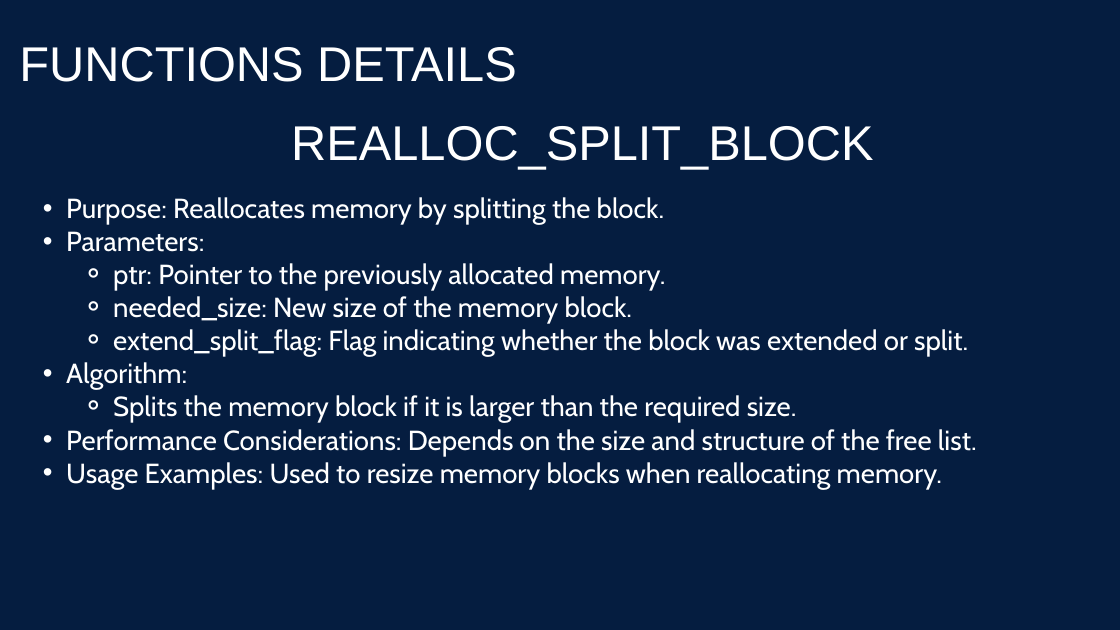
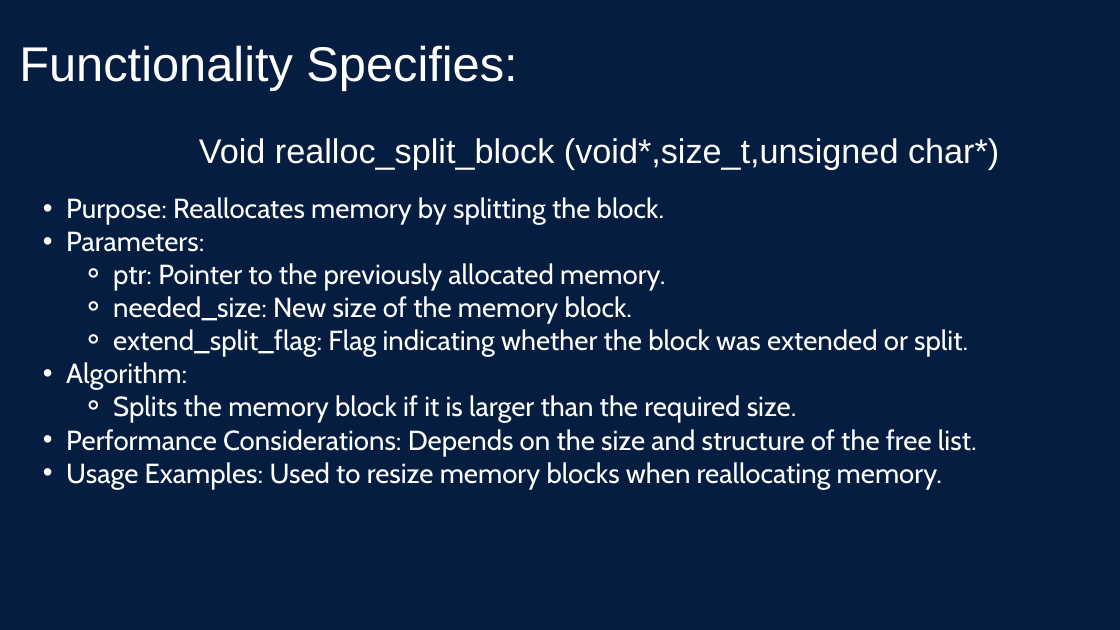
Before and after one commit to m7meda7medd/STM_SystemProgramming_Linux_Tasks, a slide deck: slide 37 of HeapMemoryManager/Presentation/HMM_Presentation.pptx (slide 38 before the commit). Drawn at 1120x630 pixels with LibreOffice and Linux fonts; fonts in the diff are those of the drawing. Boxes give left, top, right and bottom in pixels: in the first picture for what was removed or moved away, otherwise in the second. Text is boxed around its words. In the diff, an @@ line names an element or a change of style, - is before the commit and + after.

```diff
--- a/HeapMemoryManager/Presentation/HMM_Presentation.pptx
+++ b/HeapMemoryManager/Presentation/HMM_Presentation.pptx
@@ text at (19, 45, 517, 91): text changed @@
-FUNCTIONS DETAILS
+Functionality Specifies:
@@ text at (199, 138, 999, 169): text changed; size 62.7 to 44 pt @@
-REALLOC_SPLIT_BLOCK
+Void realloc_split_block (void*,size_t,unsigned char*)
```
Also in this commit, not shown: 23 other slides changed, 14 slides added, 14 slides removed.
